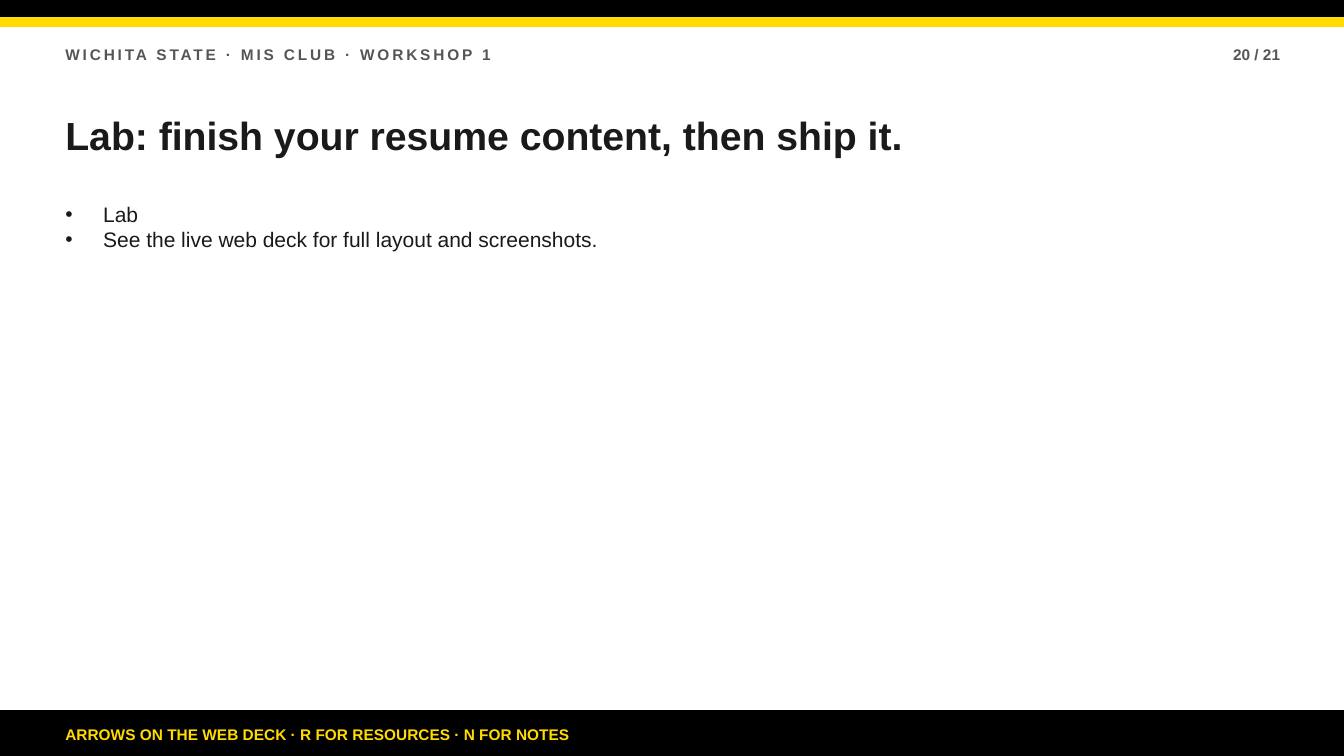
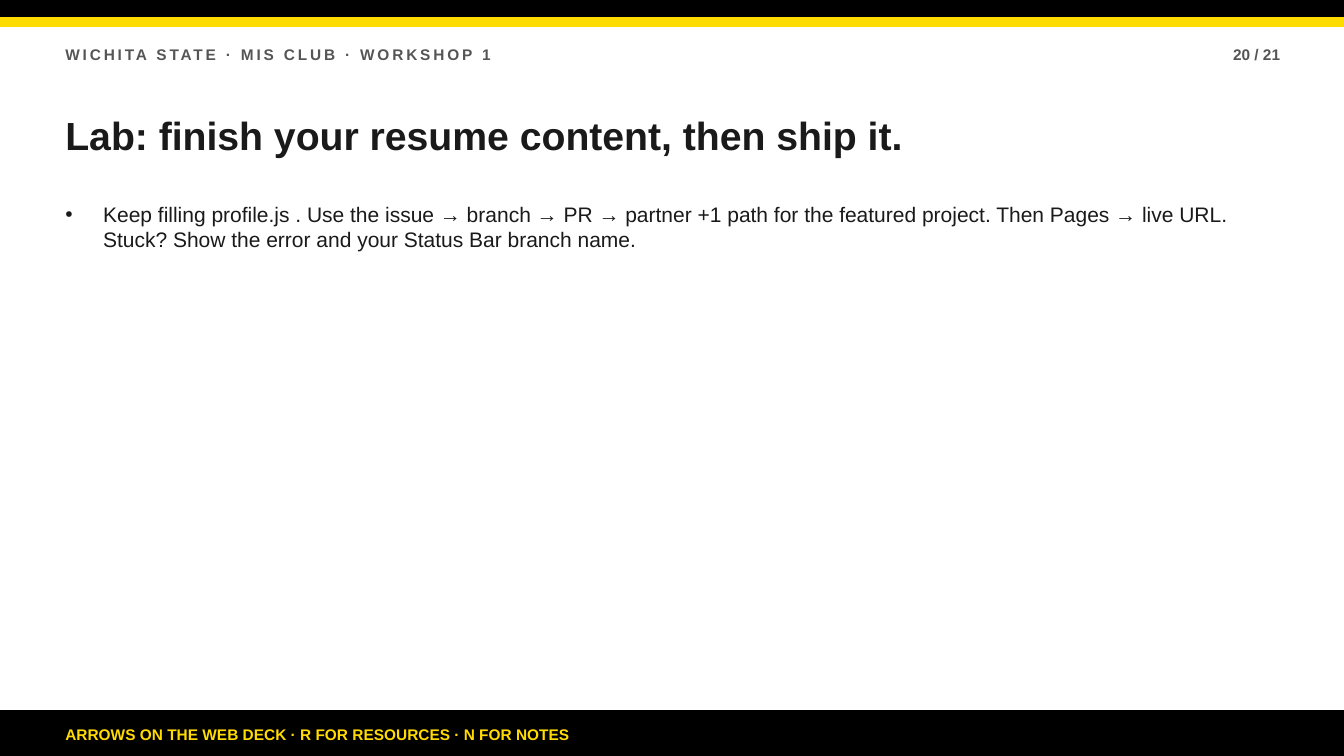
Before and after one commit to bsbcyber/workshop-site, a slide deck: slide 20 of downloads/workshop-1-presentation.pptx. Drawn at 1344x756 pixels with LibreOffice and Linux fonts; fonts in the diff are those of the drawing. Boxes give left, top, right and bottom in pixels: in the first picture for what was removed or moved away, otherwise in the second. Text is boxed around its words. In the diff, an @@ line names an element or a change of style, - is before the commit and + after.

```diff
--- a/downloads/workshop-1-presentation.pptx
+++ b/downloads/workshop-1-presentation.pptx
@@ text at (103,206,1227,252): text changed @@
-• Lab
-• See the live web deck for full layout and screenshots.
+• Keep filling profile.js . Use the issue → branch → PR → partner +1 path for the featured project. Then Pages → live URL. Stuck? Show the error and your Status Bar branch name.
```
Also in this commit, not shown: 18 other slides changed, 4 other files.
